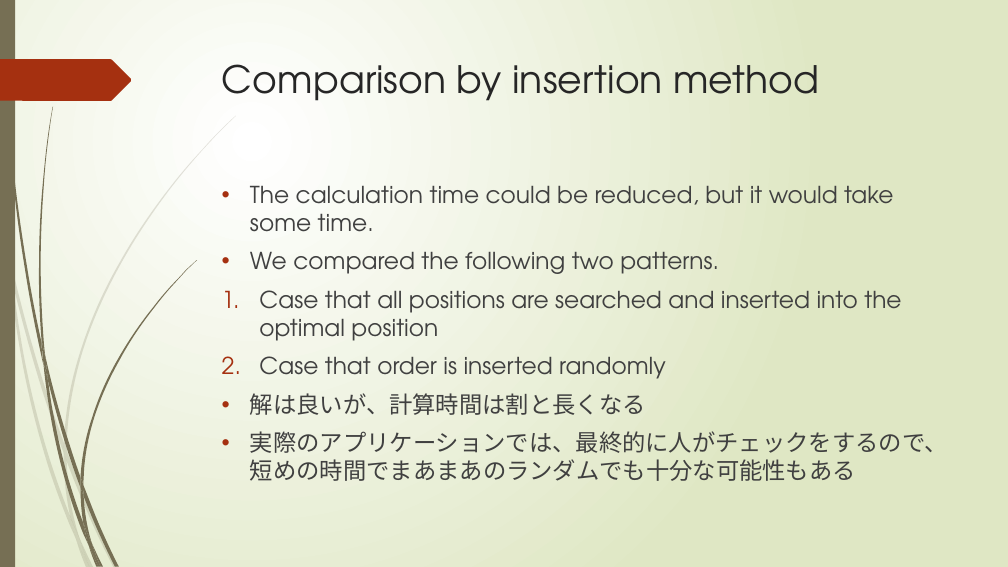
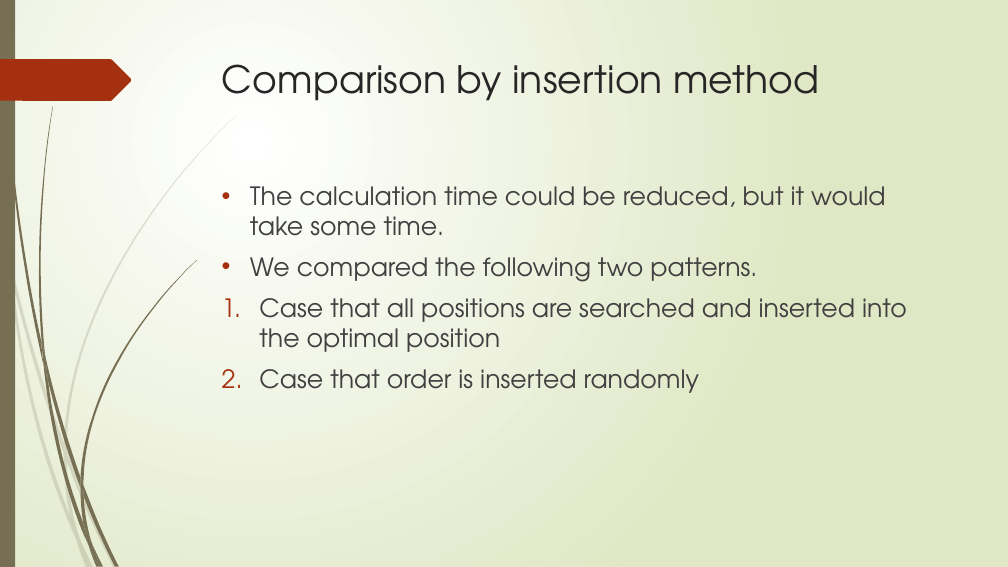
Before and after one commit to r-kurosu/kline_new, a slide deck: slide 42 of 竹田_修論発表.pptx (slide 43 before the commit). Drawn at 1008x567 pixels with LibreOffice and Linux fonts; fonts in the diff are those of the drawing. Boxes give left, top, right and bottom in pixels: in the first picture for what was removed or moved away, otherwise in the second. Text is boxed around its words. In the diff, an @@ line names an element or a change of style, - is before the commit and + after.

```diff
--- a/竹田_修論発表.pptx
+++ b/竹田_修論発表.pptx
@@ text "The calculation time could be ..." at [250, 186, 907, 393]: size 22.2 to 24 pt @@
@@ text at [250, 393, 948, 481]: paragraphs removed @@
-• 解は良いが、計算時間は割と長くなる
-• 実際のアプリケーションでは、最終的に人がチェックをするので、短めの時間でまあまあのランダムでも十分な可能性もある
```
Also in this commit, not shown: 6 slides added, 1 slide removed.
